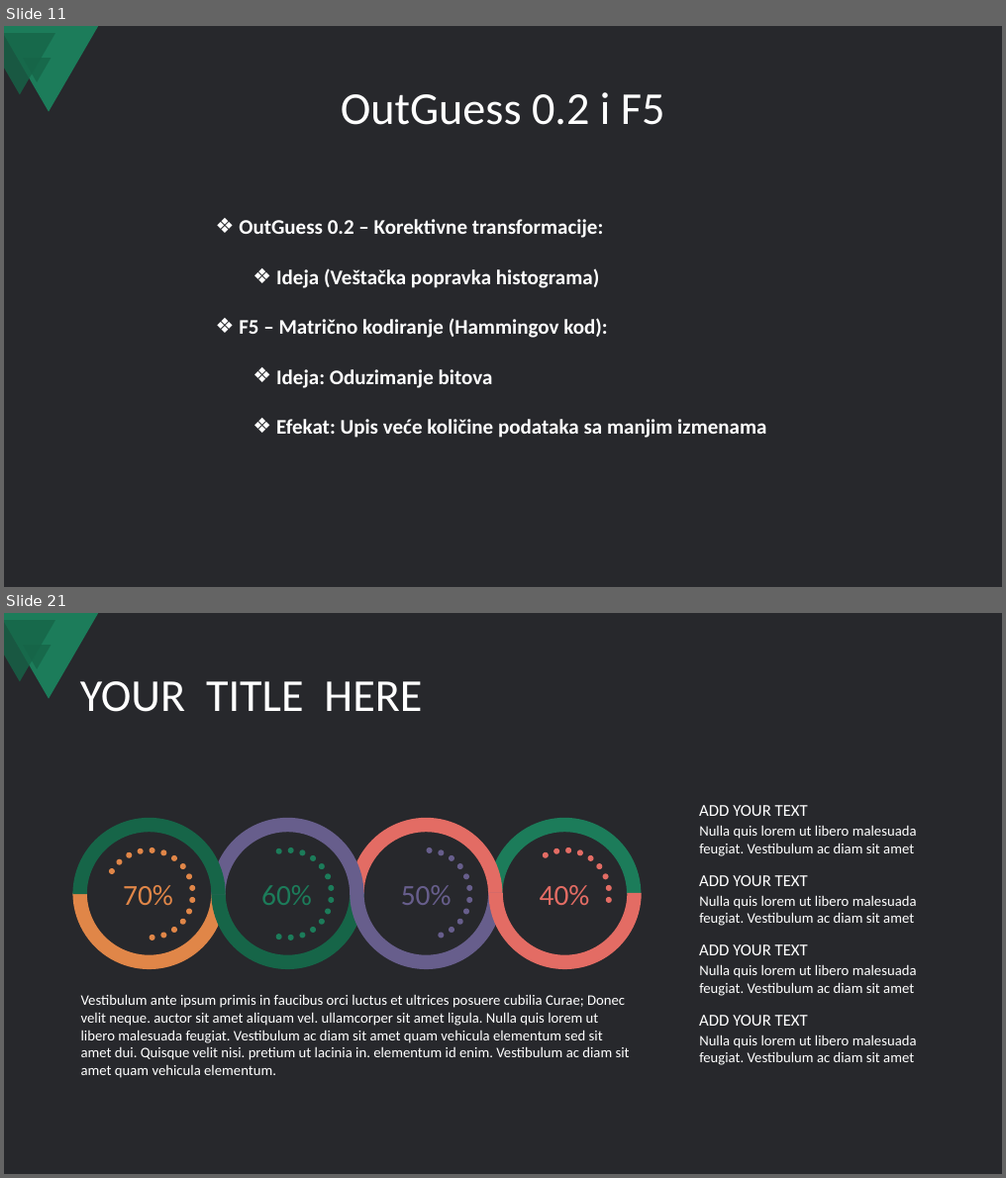
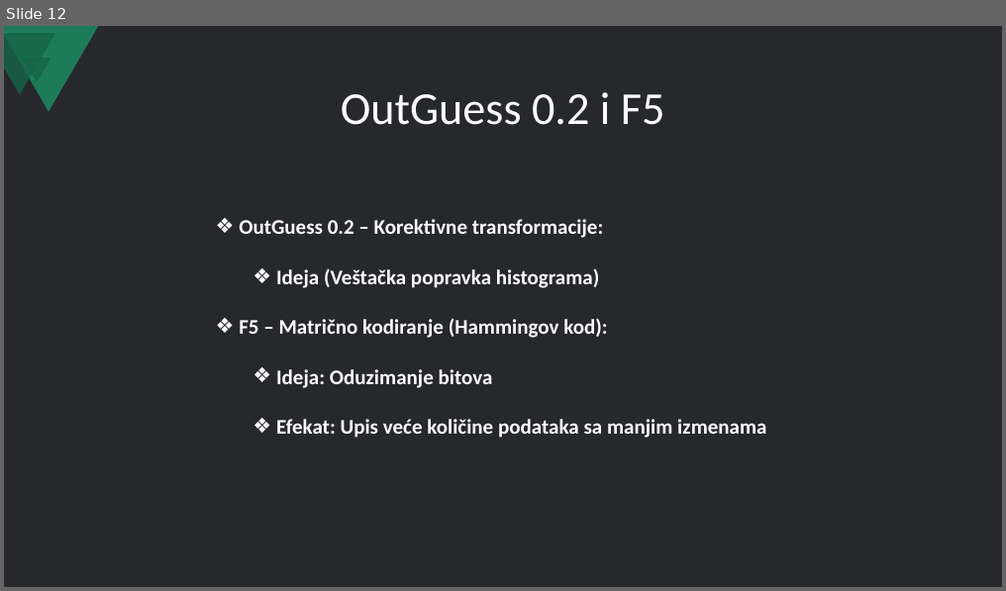
Before and after one commit to nikolasa004/Cybersecurity-Project, a slide deck: Steganography/Steganografija i LSB skrivanje poruka u slikama.pptx. Shown one above the other, each under a label of ours: slides 11 and 21 before the commit, slide 12 after it; the slides between them are not shown. The pictures are 1006x1178 and 1006x591 pixels, drawn with LibreOffice and Linux fonts; fonts in the diff are those of the drawing. Boxes give left, top, right and bottom in pixels: in the first picture for what was removed or moved away, otherwise in the second. Text is boxed around its words. In the diff, an @@ line names an element or a change of style, - is before the commit and + after.

```diff
--- a/Steganography/Steganografija i LSB skrivanje poruka u slikama.pptx
+++ b/Steganography/Steganografija i LSB skrivanje poruka u slikama.pptx
@@ slide 21 removed at (4,613,1002,1174), background #27282C; not listed: 3 template elements that a slide beside it also shows @@
@@ title removed at (80,681,422,712) @@
-YOUR TITLE HERE
@@ group removed at (73,817,642,970): 8 arch (boxed as its full ring)s @@
@@ text removed at (699,805,808,816) @@
-ADD YOUR TEXT
@@ text removed at (699,825,917,857) @@
-Nulla quis lorem ut libero malesuada feugiat. Vestibulum ac diam sit amet
@@ text removed at (699,875,808,886) @@
-ADD YOUR TEXT
@@ text removed at (123,885,173,905) @@
-70%
@@ text removed at (261,885,312,905) @@
-60%
@@ text removed at (401,885,451,905) @@
-50%
@@ text removed at (540,885,590,905) @@
-40%
@@ group removed at (543,848,612,903): 9 ellipses @@
@@ text removed at (699,895,917,926) @@
-Nulla quis lorem ut libero malesuada feugiat. Vestibulum ac diam sit amet
@@ group removed at (109,848,196,941): 16 ellipses @@
@@ group removed at (275,848,334,941): 14 ellipses @@
@@ group removed at (426,848,472,939): 11 ellipses @@
@@ text removed at (699,964,917,996) @@
-Nulla quis lorem ut libero malesuada feugiat. Vestibulum ac diam sit amet
@@ text removed at (699,945,808,956) @@
-ADD YOUR TEXT
@@ text removed at (81,994,630,1078) @@
-Vestibulum ante ipsum primis in faucibus orci luctus et ultrices posuere cubilia Curae; Donec velit neque. auctor sit amet aliquam vel. ullamcorper sit amet ligula. Nulla quis lorem ut libero malesuada feugiat. Vestibulum ac diam sit amet quam vehicula elementum sed sit amet dui. Quisque velit nisi. pretium ut lacinia in. elementum id enim. Vestibulum ac diam sit amet quam vehicula elementum.
@@ text removed at (699,1015,808,1026) @@
-ADD YOUR TEXT
@@ text removed at (699,1035,917,1065) @@
-Nulla quis lorem ut libero malesuada feugiat. Vestibulum ac diam sit amet
@@ what was slide 11 is now slide 12 @@
```
Also in this commit, not shown: 2 slides changed, 1 slide added, 13 other slides removed.
